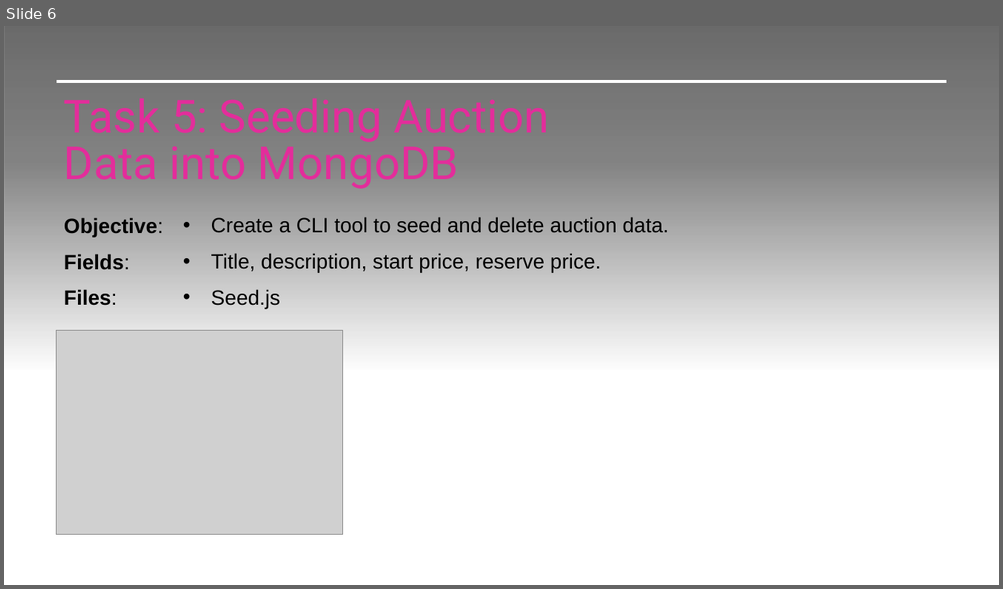
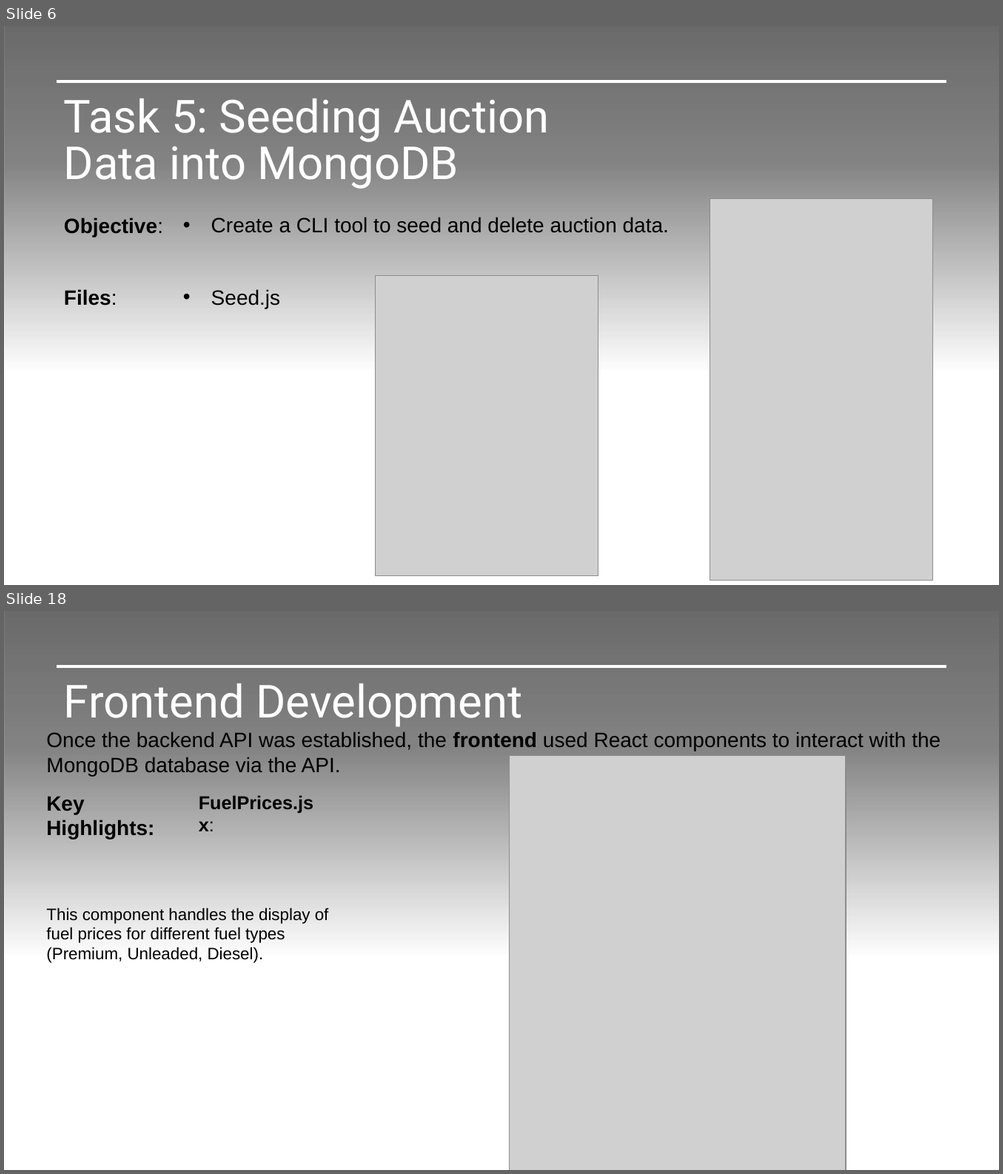
Before and after one commit to jvmacuto/mission-05-z-energy, a slide deck: Documents/Mission 5.pptx. Shown one above the other, each under a label of ours: slide 6 before the commit, slides 6 and 18 after it; the slides between them are not shown. The pictures are 1003x589 and 1003x1174 pixels, drawn with LibreOffice and Linux fonts; fonts in the diff are those of the drawing; grey boxes stand for pictures; background and template pictures are left out. Boxes give left, top, right and bottom in pixels: in the first picture for what was removed or moved away, otherwise in the second. Text is boxed around its words. In the diff, an @@ line names an element or a change of style, - is before the commit and + after.

```diff
--- a/Documents/Mission 5.pptx
+++ b/Documents/Mission 5.pptx
@@ slide 18 added at [4, 611, 999, 1170], background picture (left out) @@
@@ rectangle added at [4, 611, 999, 967], fill gradient #000000 @@
@@ line added from (57, 667) to (946, 667), #FFFFFF 3 pt @@
@@ title added at [64, 684, 522, 727], 44 pt, text #FFFFFF @@
+Frontend Development
@@ text added at [46, 732, 940, 776], 20 pt, text #000000 @@
+Once the backend API was established, the frontend used React components to interact with the MongoDB database via the API.
@@ picture added at [510, 756, 846, 1170] @@
@@ text added at [46, 796, 154, 840], 20 pt, text #000000, bold @@
+Key Highlights:
@@ text added at [199, 795, 313, 813], 18 pt, text #000000, bold @@
+FuelPrices.jsx:
@@ text added at [46, 908, 329, 963], 16 pt, text #000000 @@
+This component handles the display of fuel prices for different fuel types (Premium, Unleaded, Diesel).
@@ line added from (57, 1126) to (946, 1126), #FFFFFF 0.5 pt @@
@@ slide 6 changed as well @@
@@ title "Task 5: Seeding Auction Data ..." at [64, 99, 549, 189]: text colour #E32D9B to #FFFFFF @@
@@ picture added at [710, 199, 933, 581] @@
@@ text removed at [64, 254, 130, 270] @@
-Fields:
@@ text removed at [211, 253, 601, 273] @@
-• Title, description, start price, reserve price.
@@ picture added at [375, 276, 599, 577] @@
@@ picture removed at [57, 330, 343, 535] @@
```
Also in this commit, not shown: 6 other slides changed, 14 other slides added.
